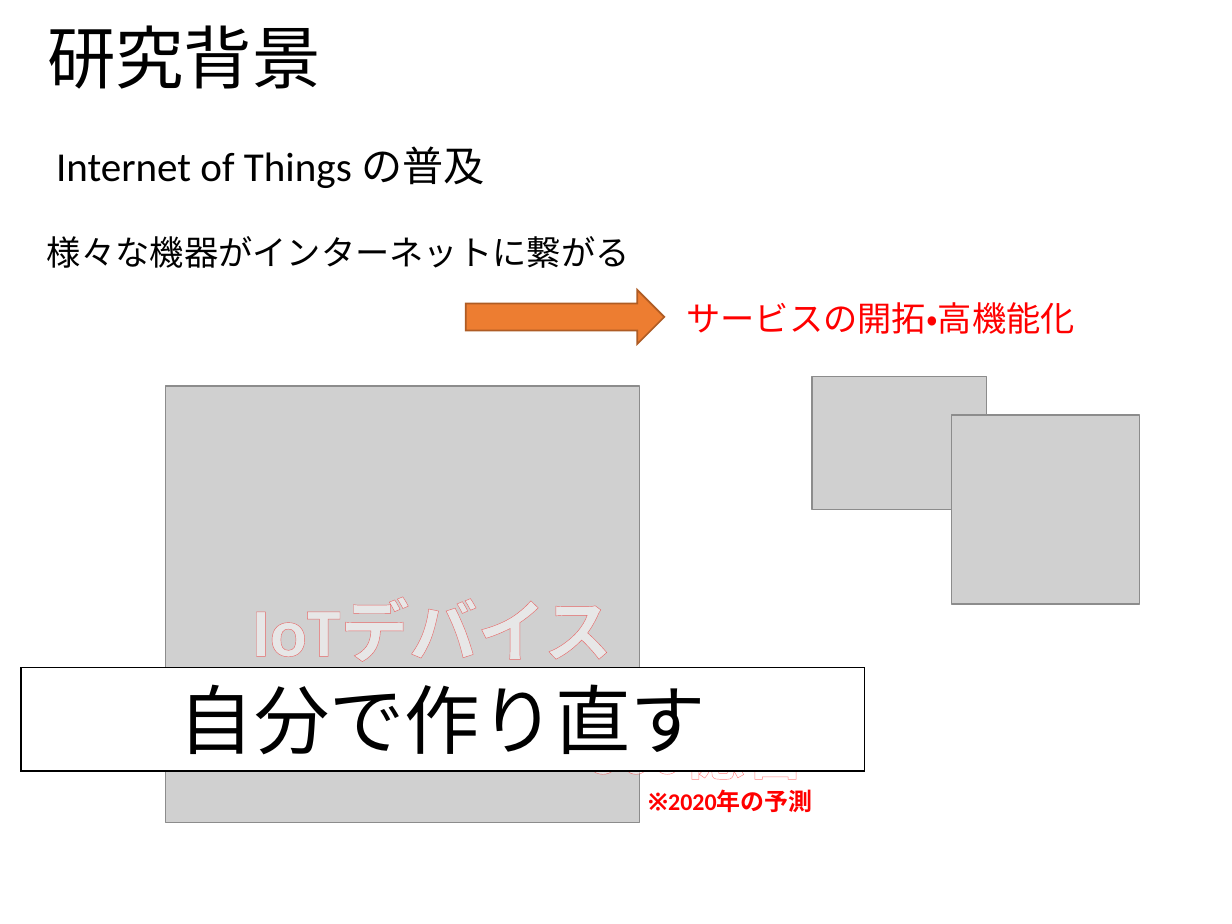
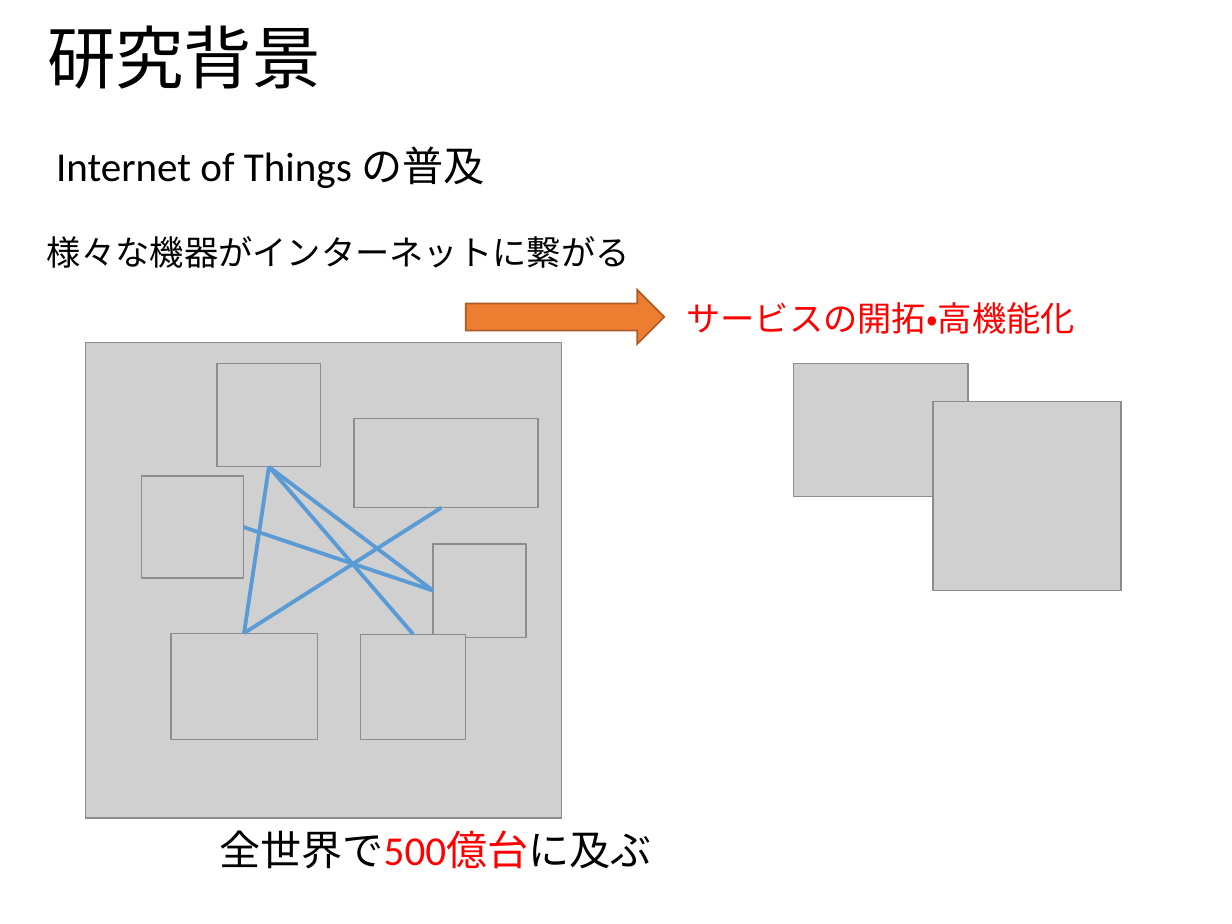
Before and after one commit to ao-megane/LplcOpenDataConverter, a slide deck: slide 2 of LplcOpenDataConverter/LplcOpenDataConverter/プレゼン/多地点カメラを用いた見守りサービスにおける第三者のプライバシデータ流出比の定量評価.pptx. Drawn at 1232x924 pixels with LibreOffice and Linux fonts; fonts in the diff are those of the drawing; grey boxes stand for pictures; background and template pictures are left out. Boxes give left, top, right and bottom in pixels: in the first picture for what was removed or moved away, otherwise in the second. Text is boxed around its words. In the diff, an @@ line names an element or a change of style, - is before the commit and + after.

```diff
--- a/LplcOpenDataConverter/LplcOpenDataConverter/プレゼン/多地点カメラを用いた見守りサービスにおける第三者のプライバシデータ流出比の定量評価.pptx
+++ b/LplcOpenDataConverter/LplcOpenDataConverter/プレゼン/多地点カメラを用いた見守りサービスにおける第三者のプライバシデータ流出比の定量評価.pptx
@@ picture: place and size @@
-picture at [165,386,639,822]
+picture at [85,342,561,818]
@@ picture added at [217,363,320,467] @@
@@ picture: place and size @@
-picture at [812,377,987,510]
+picture at [793,363,968,496]
@@ picture added at [354,419,538,508] @@
@@ picture: place and size @@
-picture at [951,415,1140,604]
+picture at [933,402,1121,590]
@@ picture added at [142,476,244,578] @@
@@ line added from (269, 467) to (244, 633), #5B9BD5 2.25 pt @@
@@ line added from (269, 467) to (432, 590), #5B9BD5 2.25 pt @@
@@ line added from (413, 634) to (269, 467), #5B9BD5 2.25 pt @@
@@ line added from (244, 633) to (441, 508), #5B9BD5 2.25 pt @@
@@ line added from (244, 527) to (432, 590), #5B9BD5 2.25 pt @@
@@ picture added at [432,545,526,638] @@
@@ text removed at [252,599,612,672] @@
-IoTデバイス
@@ picture added at [171,633,318,739] @@
@@ picture added at [361,634,466,739] @@
@@ rectangle removed at [21,668,865,771] @@
-自分で作り直す
@@ text removed at [589,722,806,788] @@
-500億台
@@ text removed at [622,781,839,823] @@
-※2020年の予測
@@ text added at [219,830,651,869], 24 pt, text #000000 @@
+全世界で500億台に及ぶ
```
Also in this commit, not shown: 18 other slides changed, 8 slides added, 9 slides removed, 1 other file.
